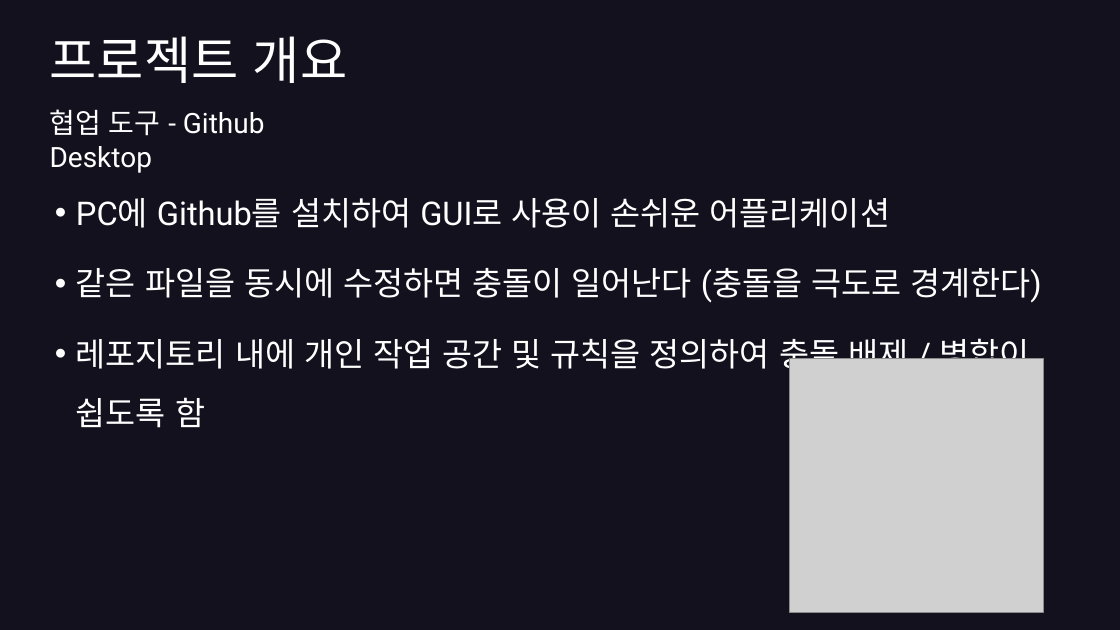
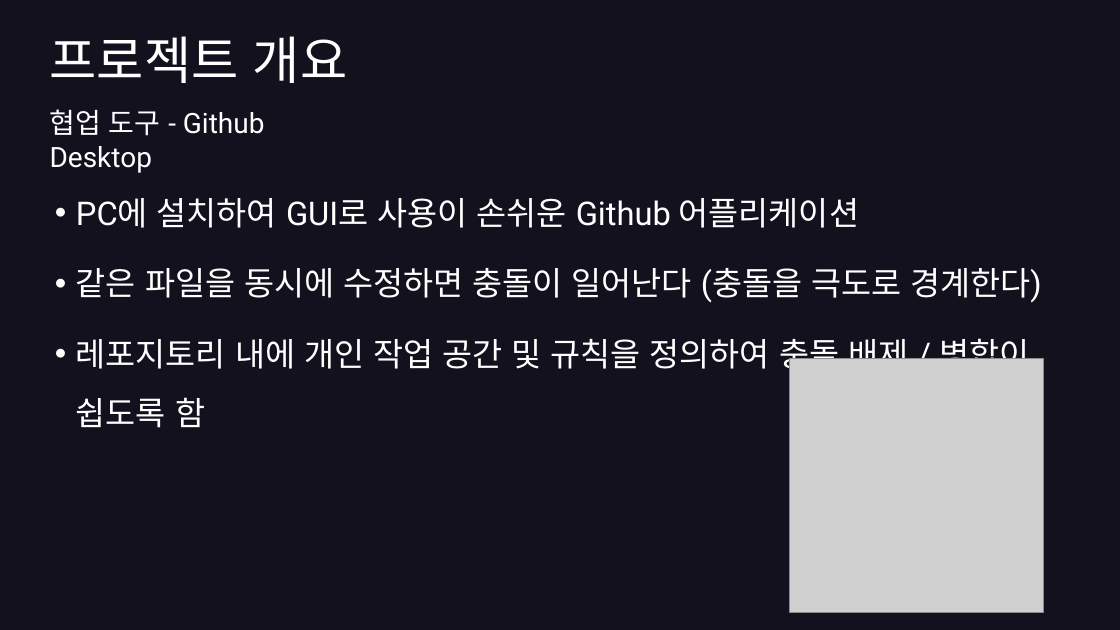
Before and after one commit to hyunkyumlee/FrontProject, a slide deck: slide 4 of 발표 자료/푸마_발표ppt.pptx. Drawn at 1120x630 pixels with LibreOffice and Linux fonts; fonts in the diff are those of the drawing; grey boxes stand for pictures. Boxes give left, top, right and bottom in pixels: in the first picture for what was removed or moved away, otherwise in the second. Text is boxed around its words. In the diff, an @@ line names an element or a change of style, - is before the commit and + after.

```diff
--- a/발표 자료/푸마_발표ppt.pptx
+++ b/발표 자료/푸마_발표ppt.pptx
@@ text at box(76, 198, 859, 228): text changed @@
-• PC에 Github를 설치하여 GUI로 사용이 손쉬운 어플리케이션
+• PC에 설치하여 GUI로 사용이 손쉬운 Github 어플리케이션
```
Also in this commit, not shown: 2 other slides changed, 3 slides added, 2 other files.
